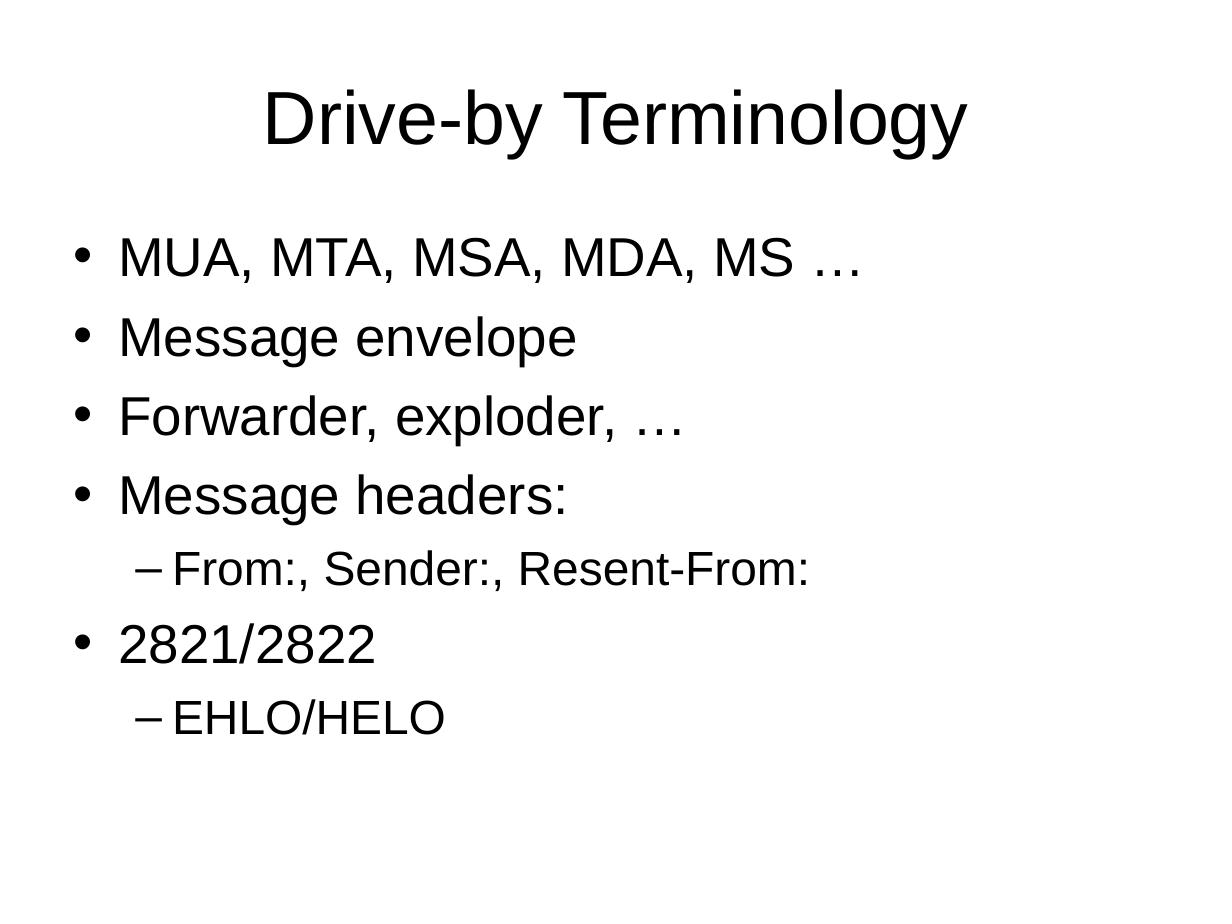
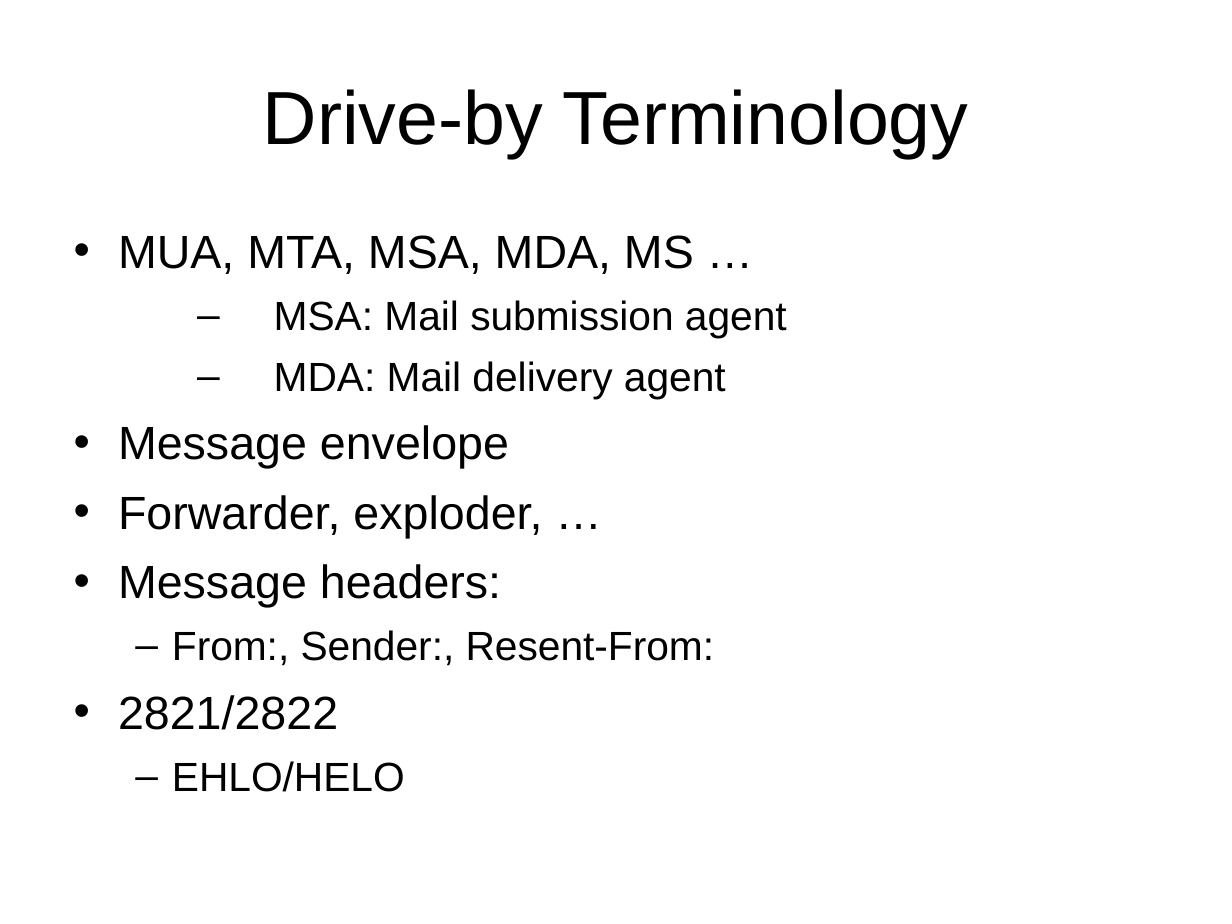
Before and after one commit to sftcd/cs7053, a slide deck: slide 6 of 2016lectures/04-spam.ppt (slide 4 before the commit). Drawn at 1232x924 pixels with LibreOffice and Linux fonts; fonts in the diff are those of the drawing. Boxes give left, top, right and bottom in pixels: in the first picture for what was removed or moved away, otherwise in the second. Text is boxed around its words. In the diff, an @@ line names an element or a change of style, - is before the commit and + after.

Commit message:
updating mail

```diff
--- a/2016lectures/04-spam.ppt
+++ b/2016lectures/04-spam.ppt
@@ text at [118, 235, 715, 792]: size 32 to 27.2 pt in "MUA, MTA, MSA, MDA, MS …", "Message envelope", "Forwarder, exploder, …", "Message headers:" and 1 more places; size 28 to 23.8 pt in "From:, Sender:, Resent-From:", "EHLO/HELO" @@
@@ text at [274, 300, 787, 399]: paragraphs added @@
+  – MSA: Mail submission agent
+  – MDA: Mail delivery agent
```
Also in this commit, not shown: 7 other slides changed, 7 slides added, 2 other files.
